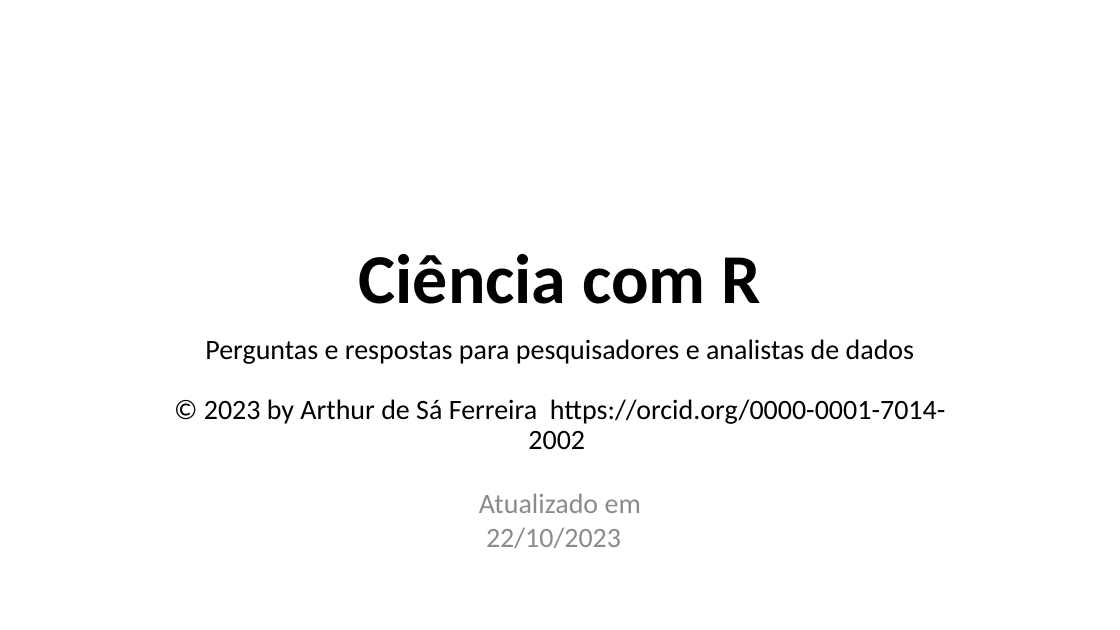
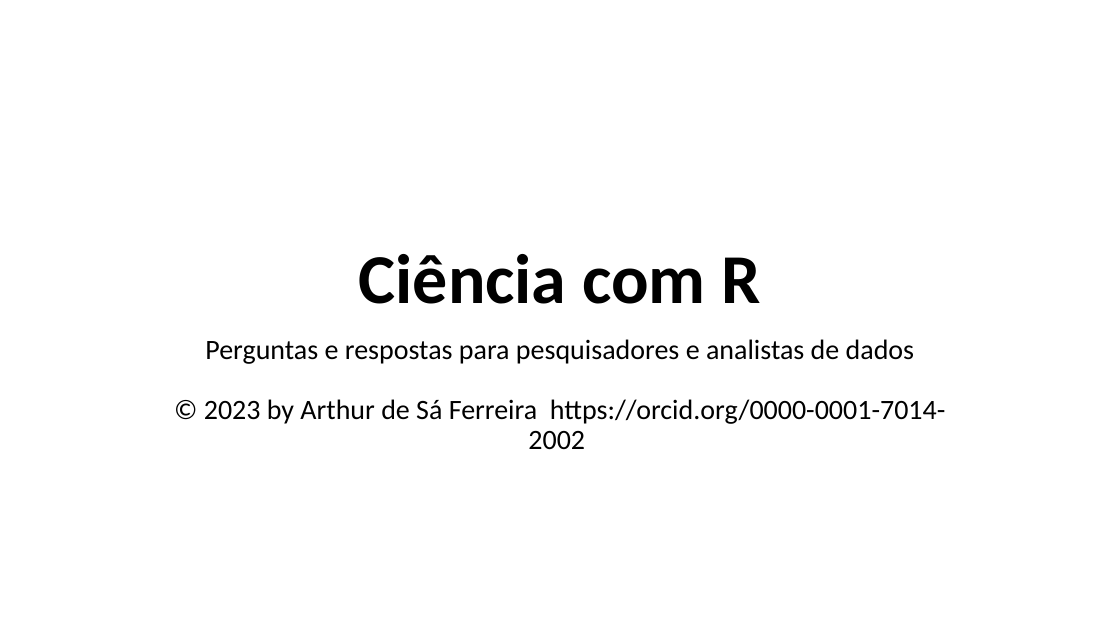
Before and after one commit to FerreiraAS/Ciencia-com-R, a slide deck: slide 1 of docs/Ciencia-com-R.pptx. Drawn at 1120x630 pixels with LibreOffice and Linux fonts; fonts in the diff are those of the drawing. Boxes give left, top, right and bottom in pixels: in the first picture for what was removed or moved away, otherwise in the second. Text is boxed around its words. In the diff, an @@ line names an element or a change of style, - is before the commit and + after.

```diff
--- a/docs/Ciencia-com-R.pptx
+++ b/docs/Ciencia-com-R.pptx
@@ text removed at (x1=479, y1=493, x2=641, y2=548) @@
-Atualizado em 22/10/2023
```
Also in this commit, not shown: 1 other slide changed, 56 other files.
